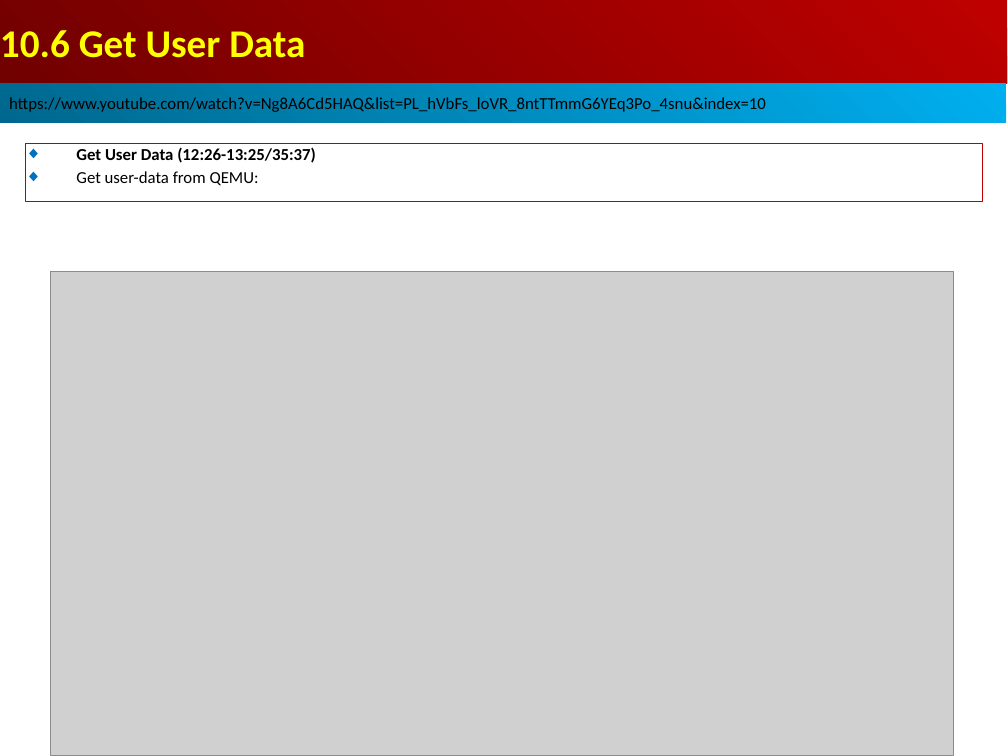
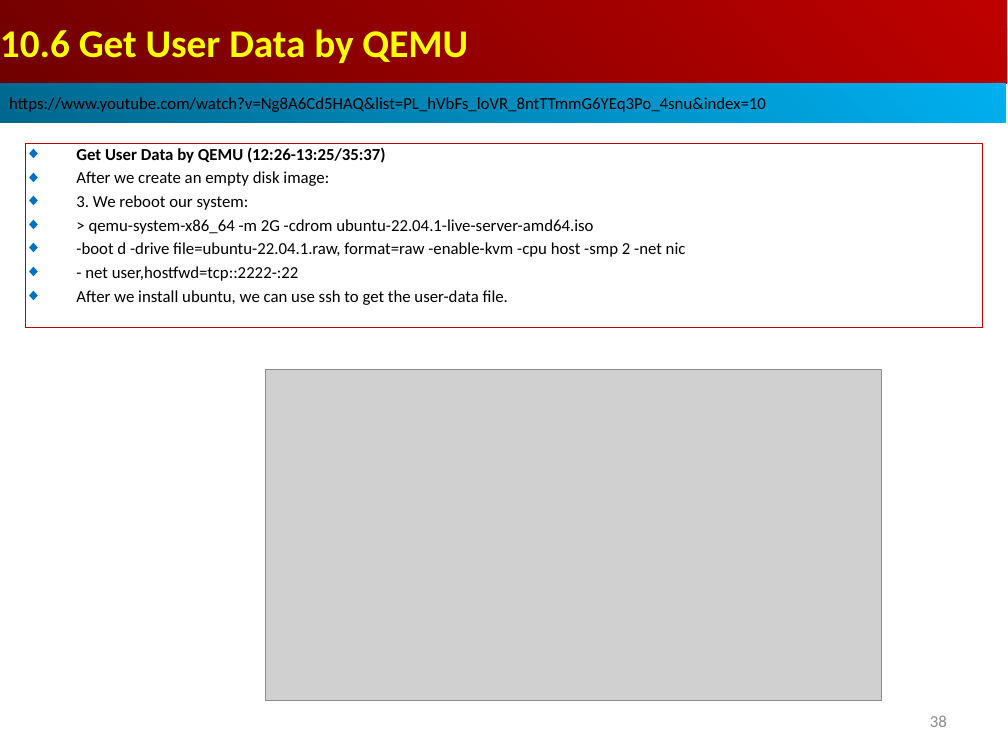
Before and after one commit to peterhchen/AIU_CS850_Gem5_McPAT, a slide deck: slide 38 of 050_Gem5/010.FullSys/000_Video/010.FullSystem.ppt (slide 35 before the commit). Drawn at 1008x756 pixels with LibreOffice and Linux fonts; fonts in the diff are those of the drawing; grey boxes stand for pictures. Boxes give left, top, right and bottom in pixels: in the first picture for what was removed or moved away, otherwise in the second. Text is boxed around its words. In the diff, an @@ line names an element or a change of style, - is before the commit and + after.

```diff
--- a/050_Gem5/010.FullSys/000_Video/010.FullSystem.ppt
+++ b/050_Gem5/010.FullSys/000_Video/010.FullSystem.ppt
@@ text in rectangle at bbox=[0, 29, 468, 63]: text changed @@
-10.6 Get User Data
+10.6 Get User Data by QEMU
@@ rectangle removed at bbox=[25, 143, 983, 202] @@
-◆ Get User Data (12:26-13:25/35:37)
-◆ Get user-data from QEMU:
@@ rectangle added at bbox=[25, 143, 983, 328], outline #C00000 0.74 pt, 12 pt, text #000000 @@
+◆ Get User Data by QEMU (12:26-13:25/35:37)
+◆ After we create an empty disk image:
+◆ 3. We reboot our system:
+◆ > qemu-system-x86_64 -m 2G -cdrom ubuntu-22.04.1-live-server-amd64.iso
+◆ -boot d -drive file=ubuntu-22.04.1.raw, format=raw -enable-kvm -cpu host -smp 2 -net nic
+◆ - net user,hostfwd=tcp::2222-:22
+◆ After we install ubuntu, we can use ssh to get the user-data file.
@@ picture: place and size @@
-picture at bbox=[50, 271, 954, 756]
+picture at bbox=[265, 370, 882, 701]
@@ page number added at bbox=[930, 715, 947, 727], 12 pt, text #8B8B8B @@
+38
```
Also in this commit, not shown: 1 other slide changed, 3 slides added.
